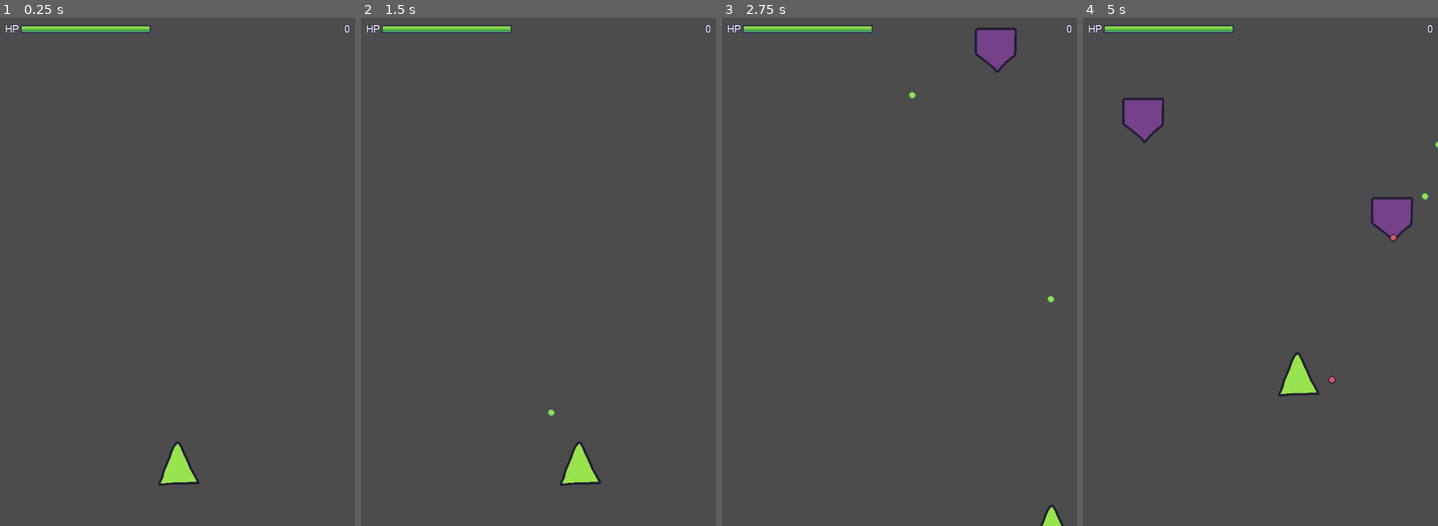
Above: before the commit, frames 1-4 (left to right).
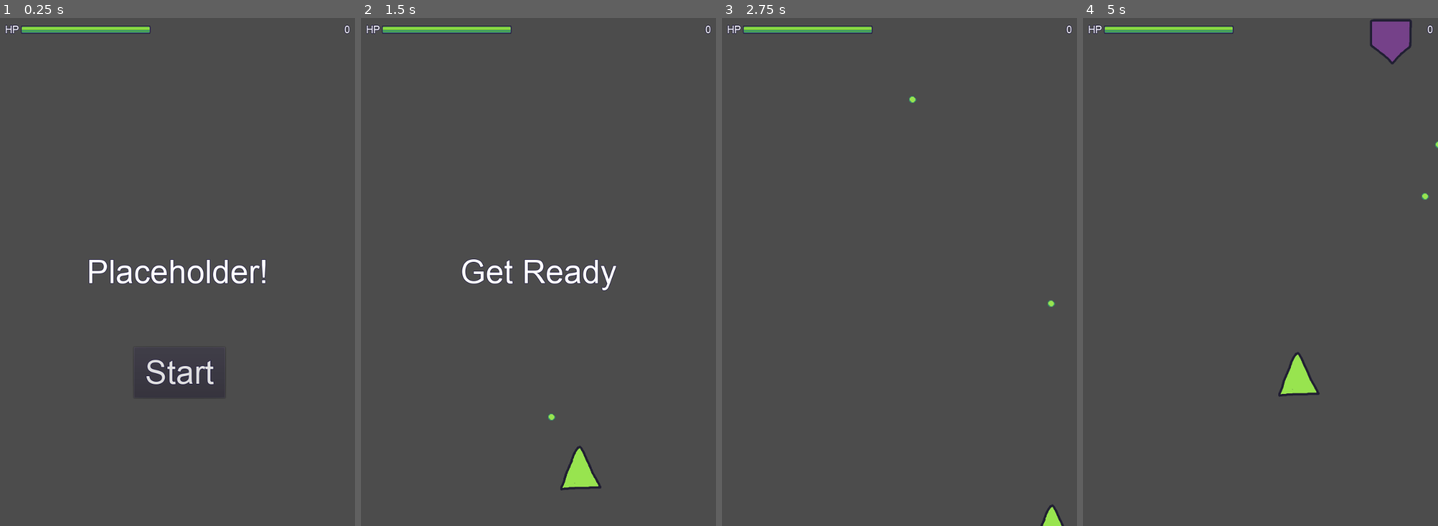
Above: after the commit, the same moments.

Repository: limelier/college-game-design-project
Game: Godot game, scene res://scenes/Main.tscn
The game is run twice, just before and just after one commit, with the same random seed, the same clock (stepped at 60 frames per second) and the same inputs.
Inputs (mouse positions are in pixels of both pictures, inside the frame that each line leads up to):
- Up to frame 1 (0.25 s): no input
- Up to frame 2 (1.5 s): click (542, 373) at 0.5 s, where only the run after the commit has a clickable "Start"; tap Enter at 1.25 s; hold Right (ui_right) from 1.28 s (still down); tap Z (fire) at 1.35 s
- Up to frame 3 (2.75 s): release Right (ui_right) at 2.03 s; hold Down (ui_down) from 2.03 s (still down); tap Z (fire) at 2.1 s
- Up to frame 4 (5 s): release Down (ui_down) at 2.78 s; hold Right (ui_right) 2.78-3.53 s; tap Z (fire) at 2.85, 3.6, 4.35 s; hold Up (ui_up) 3.53-4.28 s; hold Left (ui_left) from 4.28 s (still down)

The runs differ from the first frame. In frame 1, 2.5% of the frame differs, in the area x 1-99%, y 1-93%; in frame 2, 1.7%; in frame 3, 1.4%; in frame 4, 3.0%, in the area x 1-99%, y 0-72%.

Commit message:
added a menu and restart functionality

Diff:
--- a/godot-project/scenes/Enemy.tscn
+++ b/godot-project/scenes/Enemy.tscn
@@ -4,7 +4,9 @@
 [ext_resource path="res://scripts/Enemy.gd" type="Script" id=2]
 [ext_resource path="res://scenes/EnemyBullet.tscn" type="PackedScene" id=3]
 
-[node name="Enemy" type="RigidBody2D"]
+[node name="Enemy" type="RigidBody2D" groups=[
+"Enemies",
+]]
 collision_layer = 2147483648
 collision_mask = 3
 gravity_scale = 0.0
--- a/godot-project/scenes/HUD.gd
+++ /dev/null
@@ -1,13 +0,0 @@
-extends MarginContainer
-
-var score = 0
-
-func _ready():
-	$HBoxContainer/ScoreLabel.text = str(score)
-
-func update_health(value):
-	$HBoxContainer/HealthContainer/HealthBarCenterer/HealthBar.value = value
-
-func add_score(value):
-	score += value
-	$HBoxContainer/ScoreLabel.text = str(score)
--- a/godot-project/scenes/HUD.tscn
+++ b/godot-project/scenes/HUD.tscn
@@ -1,26 +1,42 @@
-[gd_scene load_steps=5 format=2]
+[gd_scene load_steps=8 format=2]
 
 [ext_resource path="res://resources/sprites/health_bar_mid.png" type="Texture" id=1]
 [ext_resource path="res://resources/sprites/health_bar_bg.png" type="Texture" id=2]
 [ext_resource path="res://resources/HUD_font.tres" type="DynamicFont" id=3]
-[ext_resource path="res://scenes/HUD.gd" type="Script" id=4]
+[ext_resource path="res://scripts/HUD.gd" type="Script" id=4]
+[ext_resource path="res://resources/arial.ttf" type="DynamicFontData" id=5]
 
-[node name="HUD" type="MarginContainer"]
+[sub_resource type="DynamicFont" id=1]
+size = 64
+outline_size = 1
+outline_color = Color( 0.133333, 0.113725, 0.266667, 1 )
+font_data = ExtResource( 5 )
+
+[sub_resource type="DynamicFont" id=2]
+size = 64
+outline_size = 1
+outline_color = Color( 0.133333, 0.113725, 0.266667, 1 )
+font_data = ExtResource( 5 )
+
+[node name="HUD" type="CanvasLayer"]
+script = ExtResource( 4 )
+
+[node name="Display" type="MarginContainer" parent="."]
 anchor_left = 0.5
 anchor_right = 0.5
 margin_left = -350.0
+margin_top = 0.749161
 margin_right = 350.0
-margin_bottom = 44.0
+margin_bottom = 44.7492
 custom_constants/margin_right = 10
 custom_constants/margin_top = 10
 custom_constants/margin_left = 10
 custom_constants/margin_bottom = 10
-script = ExtResource( 4 )
 __meta__ = {
 "_edit_use_anchors_": false
 }
 
-[node name="HBoxContainer" type="HBoxContainer" parent="."]
+[node name="HBoxContainer" type="HBoxContainer" parent="Display"]
 margin_left = 10.0
 margin_top = 10.0
 margin_right = 690.0
@@ -28,24 +44,24 @@
 size_flags_vertical = 0
 alignment = 1
 
-[node name="HealthContainer" type="HBoxContainer" parent="HBoxContainer"]
+[node name="HealthContainer" type="HBoxContainer" parent="Display/HBoxContainer"]
 margin_right = 610.0
 margin_bottom = 24.0
 size_flags_horizontal = 3
 
-[node name="HealthLabel" type="Label" parent="HBoxContainer/HealthContainer"]
+[node name="HealthLabel" type="Label" parent="Display/HBoxContainer/HealthContainer"]
 margin_right = 27.0
 margin_bottom = 24.0
 custom_fonts/font = ExtResource( 3 )
 text = "HP"
 
-[node name="HealthBarCenterer" type="CenterContainer" parent="HBoxContainer/HealthContainer"]
+[node name="HealthBarCenterer" type="CenterContainer" parent="Display/HBoxContainer/HealthContainer"]
 margin_left = 31.0
 margin_right = 287.0
 margin_bottom = 24.0
 size_flags_vertical = 3
 
-[node name="HealthBar" type="TextureProgress" parent="HBoxContainer/HealthContainer/HealthBarCenterer"]
+[node name="HealthBar" type="TextureProgress" parent="Display/HBoxContainer/HealthContainer/HealthBarCenterer"]
 margin_top = 4.0
 margin_right = 256.0
 margin_bottom = 20.0
@@ -54,9 +70,44 @@
 texture_under = ExtResource( 2 )
 texture_progress = ExtResource( 1 )
 
-[node name="ScoreLabel" type="Label" parent="HBoxContainer"]
+[node name="ScoreLabel" type="Label" parent="Display/HBoxContainer"]
 margin_left = 614.0
 margin_right = 680.0
 margin_bottom = 24.0
 custom_fonts/font = ExtResource( 3 )
 text = "100000"
+
+[node name="Message" type="Label" parent="."]
+anchor_top = 0.5
+anchor_right = 1.0
+anchor_bottom = 0.5
+margin_top = -36.0
+margin_bottom = 36.0
+custom_fonts/font = SubResource( 1 )
+text = "Placeholder!"
+align = 1
+autowrap = true
+__meta__ = {
+"_edit_use_anchors_": false
+}
+
+[node name="StartButton" type="Button" parent="."]
+anchor_left = 0.5
+anchor_top = 1.0
+anchor_right = 0.5
+anchor_bottom = 1.0
+margin_left = -86.0
+margin_top = -352.0
+margin_right = 94.0
+margin_bottom = -252.0
+custom_fonts/font = SubResource( 2 )
+text = "Start"
+__meta__ = {
+"_edit_use_anchors_": false
+}
+
+[node name="MessageTimer" type="Timer" parent="."]
+wait_time = 2.0
+one_shot = true
+[connection signal="pressed" from="StartButton" to="." method="_on_StartButton_pressed"]
+[connection signal="timeout" from="MessageTimer" to="." method="_on_MessageTimer_timeout"]
--- a/godot-project/scenes/Main.tscn
+++ b/godot-project/scenes/Main.tscn
@@ -26,12 +26,17 @@
 
 [node name="EnemySpawnTimer" type="Timer" parent="."]
 wait_time = 2.0
-autostart = true
 
-[node name="CanvasLayer" type="CanvasLayer" parent="."]
-layer = 128
+[node name="HUD" parent="." instance=ExtResource( 4 )]
 
-[node name="HUD" parent="CanvasLayer" instance=ExtResource( 4 )]
-margin_bottom = 8.0
+[node name="StartTimer" type="Timer" parent="."]
+wait_time = 2.0
+one_shot = true
+
+[node name="StartPosition" type="Position2D" parent="."]
+position = Vector2( 347.756, 884.393 )
 [connection signal="health_updated" from="Player" to="." method="_on_Player_health_updated"]
+[connection signal="health_zero" from="Player" to="." method="game_over"]
 [connection signal="timeout" from="EnemySpawnTimer" to="." method="_on_EnemySpawnTimer_timeout"]
+[connection signal="start_game" from="HUD" to="." method="new_game"]
+[connection signal="timeout" from="StartTimer" to="." method="_on_StartTimer_timeout"]
--- a/godot-project/scenes/Player.tscn
+++ b/godot-project/scenes/Player.tscn
@@ -3,9 +3,6 @@
 [ext_resource path="res://resources/sprites/player_ship.png" type="Texture" id=1]
 [ext_resource path="res://scripts/Player.gd" type="Script" id=2]
 [ext_resource path="res://scenes/PlayerBullet.tscn" type="PackedScene" id=3]
-
-
-
 
 [node name="Player" type="Area2D"]
 script = ExtResource( 2 )
--- /dev/null
+++ b/godot-project/scripts/HUD.gd
@@ -0,0 +1,42 @@
+extends CanvasLayer
+
+signal start_game
+
+var score = 0
+
+func _ready():
+	$Display/HBoxContainer/ScoreLabel.text = str(score)
+
+func update_health(value):
+	$Display/HBoxContainer/HealthContainer/HealthBarCenterer/HealthBar.value = value
+
+func add_score(value):
+	score += value
+	$Display/HBoxContainer/ScoreLabel.text = str(score)
+
+func reset_score():
+	score = 0
+
+func show_message(text):
+	$Message.text = text
+	$Message.show()
+	$MessageTimer.start()
+
+func show_game_over():
+	show_message('Game Over')
+	yield($MessageTimer, 'timeout')
+
+	$Message.text = 'Placeholder!'
+	$Message.show()
+
+	yield(get_tree().create_timer(1), 'timeout')
+	$StartButton.show()
+
+
+func _on_MessageTimer_timeout():
+	$Message.hide()
+
+
+func _on_StartButton_pressed():
+	$StartButton.hide()
+	emit_signal('start_game')
--- a/godot-project/scripts/Main.gd
+++ b/godot-project/scripts/Main.gd
@@ -22,7 +22,24 @@
 
 
 func _on_Player_health_updated(health):
-	$CanvasLayer/HUD.update_health(health)
+	$HUD.update_health(health)
 
 func _on_Enemy_death(score_value):
-	$CanvasLayer/HUD.add_score(score_value)
+	$HUD.add_score(score_value)
+
+
+func new_game():
+	$Player.start($StartPosition.position)
+	$StartTimer.start()
+	$HUD.reset_score()
+	$HUD.show_message('Get Ready')
+
+
+func _on_StartTimer_timeout():
+	$EnemySpawnTimer.start()
+
+
+func game_over():
+	$EnemySpawnTimer.stop()
+	$HUD.show_game_over()
+	get_tree().call_group('Enemies', 'queue_free')
--- a/godot-project/scripts/Player.gd
+++ b/godot-project/scripts/Player.gd
@@ -6,9 +6,17 @@
 var health = 100
 
 signal health_updated
+signal health_zero
+
+
+func start(pos):
+	position = pos
+	emit_signal("health_updated", health)
+	show()
 
 func _ready():
 	screen_size = get_viewport_rect().size
+	hide()
 
 func _process(delta):
 	var velocity = Vector2()  # The player's movement vector.
@@ -27,7 +35,7 @@
 	position.y = clamp(position.y, 0, screen_size.y)
 
 func _input(event):
-	if Input.is_action_just_pressed("fire") and $BulletCooldown.is_stopped():
+	if Input.is_action_just_pressed("fire") and $BulletCooldown.is_stopped() and is_visible():
 		$BulletCooldown.start()
 		var projectile = Projectile.instance()
 		get_parent().add_child(projectile)
@@ -42,7 +50,9 @@
 		health = 0
 
 	if health == 0:
-		queue_free()
+		emit_signal("health_zero")
+		hide()
+		health = 100
 
 
 func _on_Player_body_entered(body):
Binary file added: godot-project/resources/Xolonium-Regular.ttf
